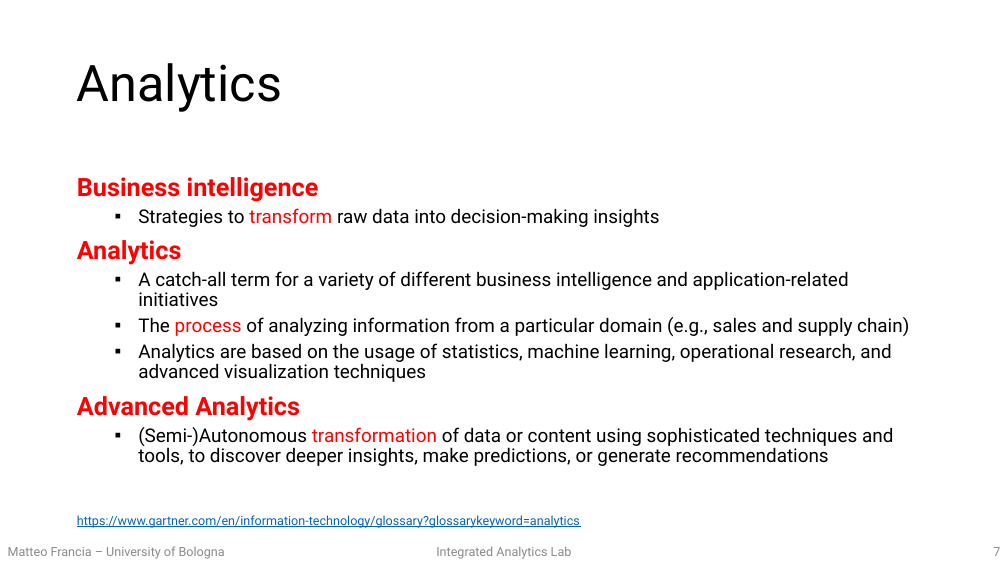
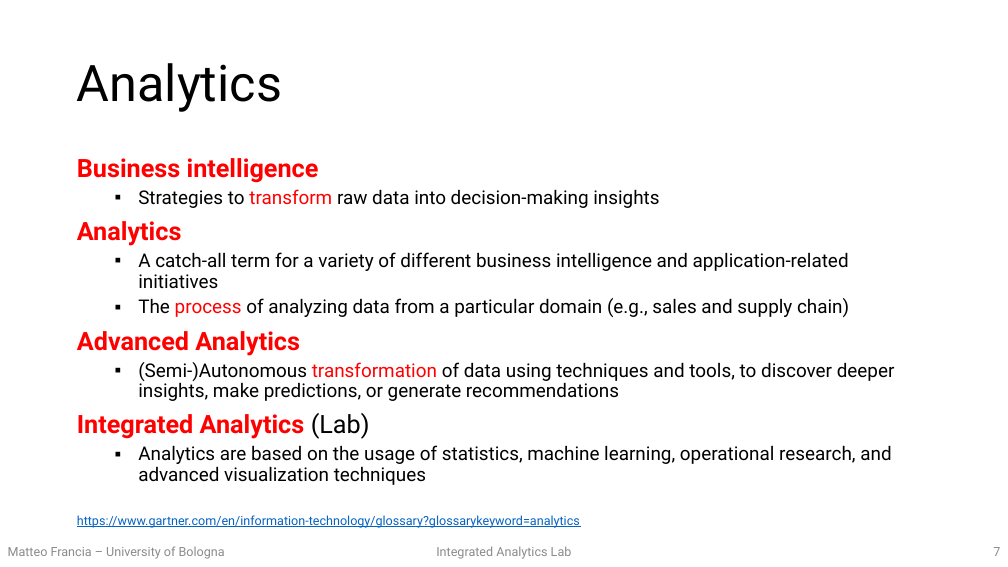
Before and after one commit to w4bo/teaching-handsondatapipelines, a slide deck: slide 7 of 00-slides.pptx. Drawn at 1008x567 pixels with LibreOffice and Linux fonts; fonts in the diff are those of the drawing. Boxes give left, top, right and bottom in pixels: in the first picture for what was removed or moved away, otherwise in the second. Text is boxed around its words. In the diff, an @@ line names an element or a change of style, - is before the commit and + after.

```diff
--- a/00-slides.pptx
+++ b/00-slides.pptx
@@ text at box(77, 298, 895, 439): text changed @@
-  ▪ The process of analyzing information from a particular domain (e.g., sales and supply chain)
+  ▪ The process of analyzing data from a particular domain (e.g., sales and supply chain)
+Advanced Analytics
+  ▪ (Semi-)Autonomous transformation of data using techniques and tools, to discover deeper insights, make predictions, or generate recommendations
+Integrated Analytics (Lab)
@@ text at box(77, 396, 893, 466): paragraphs removed @@
-Advanced Analytics
-  ▪ (Semi-)Autonomous transformation of data or content using sophisticated techniques and tools, to discover deeper insights, make predictions, or generate recommendations
```
Also in this commit, not shown: 4 other slides changed, 3 other files.
